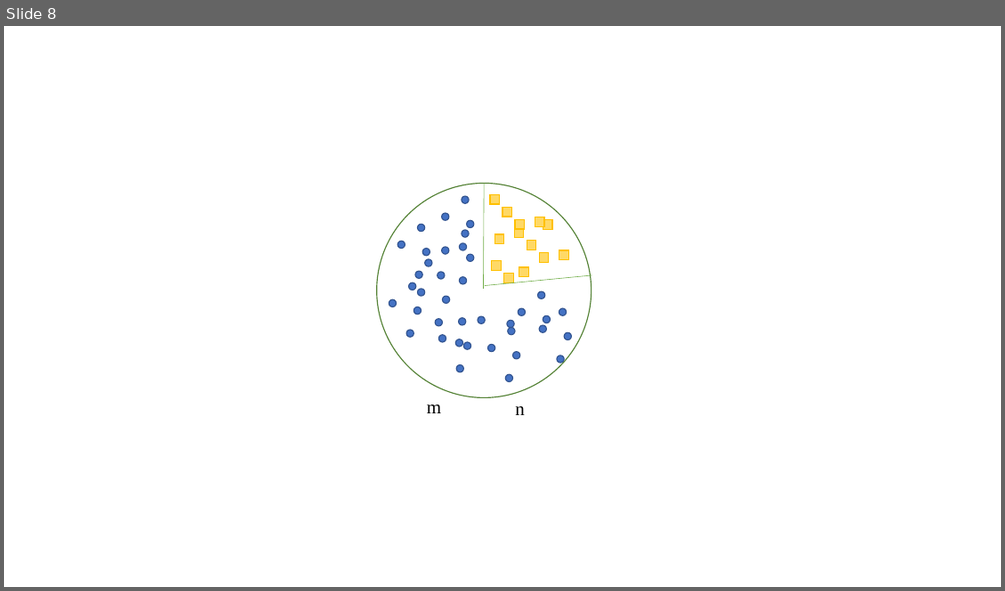
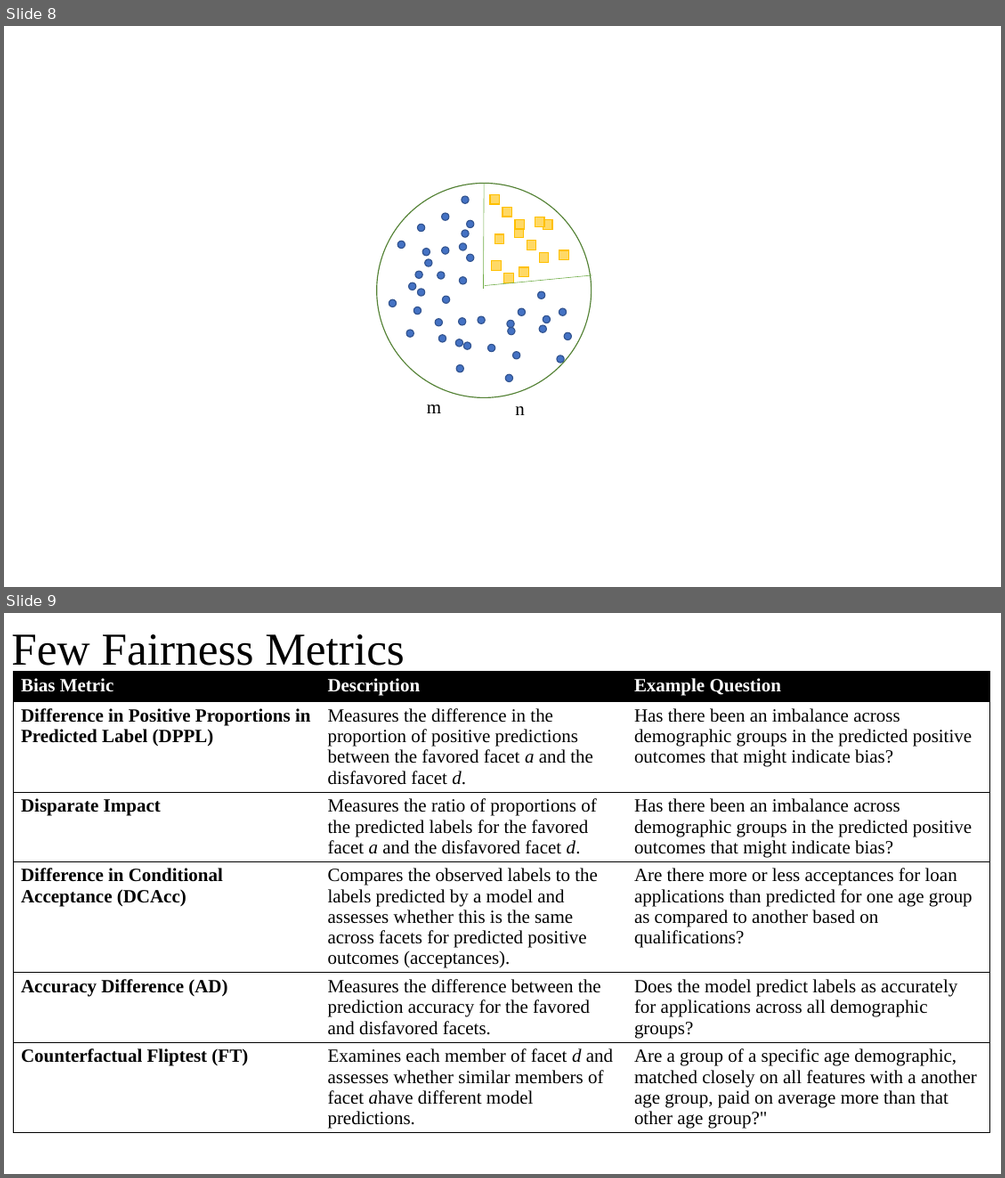
Before and after one commit to Amirosimani/Machine_Learning_Pratt, a slide deck: course slides/week_02.pptx. Shown one above the other, each under a label of ours: slide 8 before the commit, slides 8 and 9 after it. The pictures are 1005x591 and 1005x1178 pixels, drawn with LibreOffice and Linux fonts; fonts in the diff are those of the drawing. Boxes give left, top, right and bottom in pixels: in the first picture for what was removed or moved away, otherwise in the second. Text is boxed around its words. In the diff, an @@ line names an element or a change of style, - is before the commit and + after.

```diff
--- a/course slides/week_02.pptx
+++ b/course slides/week_02.pptx
@@ slide 9 added at (x1=4, y1=613, x2=1001, y2=1174), background #FFFFFF @@
@@ title added at (x1=11, y1=634, x2=404, y2=674), 44 pt, text #000000 @@
+Few Fairness Metrics
@@ table added at (x1=14, y1=672, x2=989, y2=1166), 6 rows, 3 columns @@
+Bias Metric | Description | Example Question
+Difference in Positive Proportions in Predicted Label (DPPL) | Measures the difference in the proportion of positive predictions between the favored facet a and the disfavored facet d. | Has there been an imbalance across demographic groups in the predicted positive outcomes that might indicate bias?
+Disparate Impact | Measures the ratio of proportions of the predicted labels for the favored facet a and the disfavored facet d. | Has there been an imbalance across demographic groups in the predicted positive outcomes that might indicate bias?
+Difference in Conditional Acceptance (DCAcc) | Compares the observed labels to the labels predicted by a model and assesses whether this is the same across facets for predicted positive outcomes (acceptances). | Are there more or less acceptances for loan applications than predicted for one age group as compared to another based on qualifications?
+Accuracy Difference (AD) | Measures the difference between the prediction accuracy for the favored and disfavored facets. | Does the model predict labels as accurately for applications across all demographic groups?
+Counterfactual Fliptest (FT) | Examines each member of facet d and assesses whether similar members of facet ahave different model predictions. | Are a group of a specific age demographic, matched closely on all features with a another age group, paid on average more than that other age group?"
```
Also in this commit, not shown: 2 slides changed.
